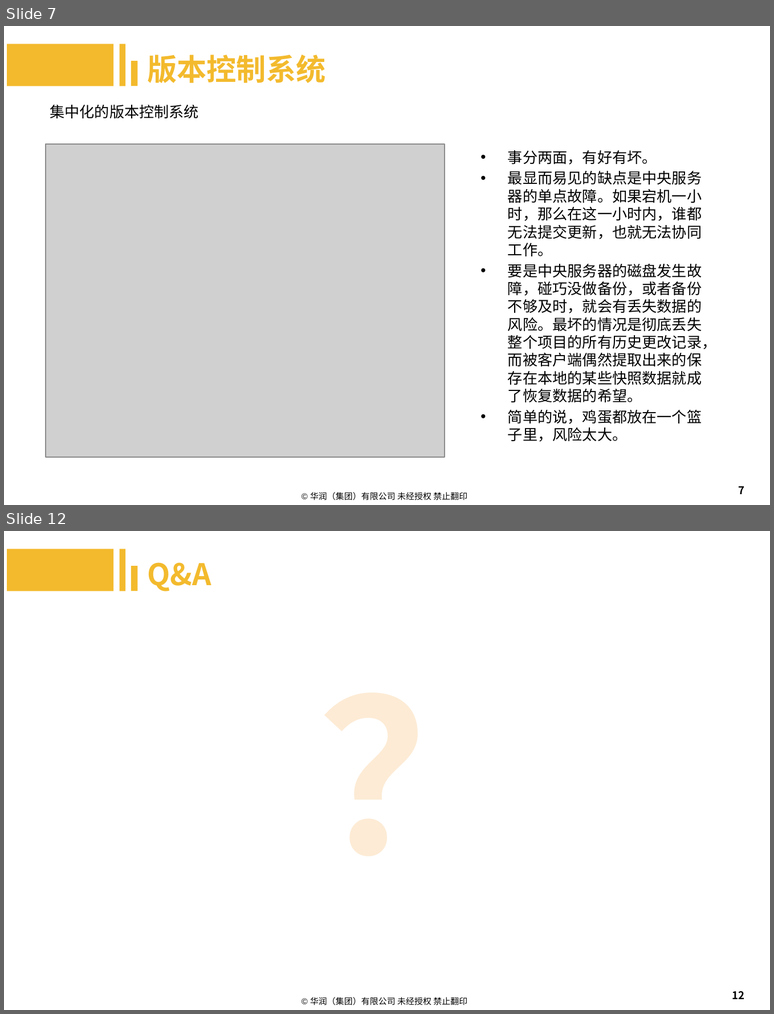
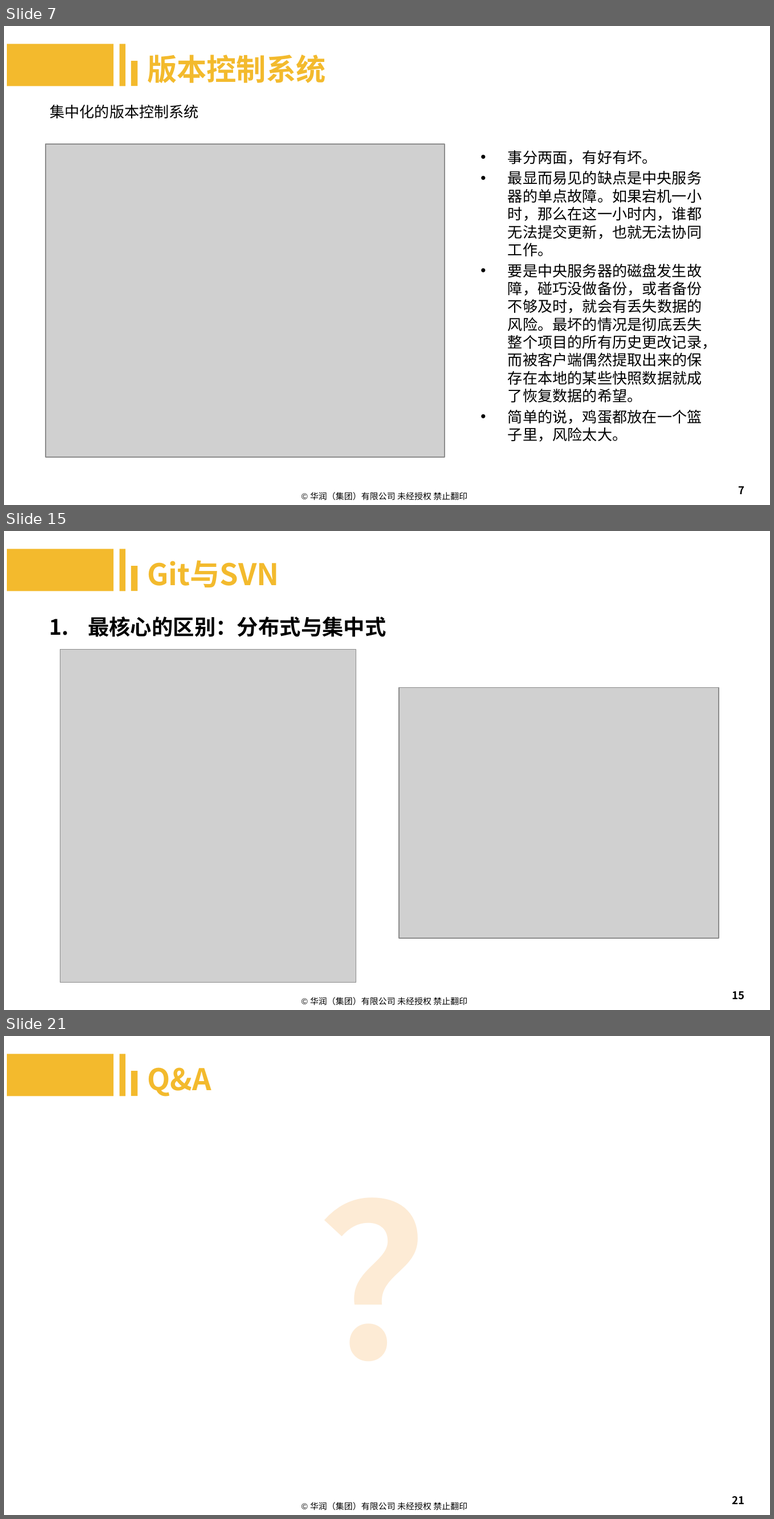
Before and after one commit to machenzhao/git-present, a slide deck: Git.pptx. Shown one above the other, each under a label of ours: slides 7 and 12 before the commit, slides 7, 15 and 21 after it; the slides between them are not shown. The pictures are 774x1014 and 774x1519 pixels, drawn with LibreOffice and Linux fonts; fonts in the diff are those of the drawing; grey boxes stand for pictures; background and template pictures are left out. Boxes give left, top, right and bottom in pixels: in the first picture for what was removed or moved away, otherwise in the second. Text is boxed around its words. In the diff, an @@ line names an element or a change of style, - is before the commit and + after.

Commit message:
提交Git与SVN

```diff
--- a/Git.pptx
+++ b/Git.pptx
@@ slide 15 added at (4,531,770,1010), background #FFFFFF; not listed: 1 template element that a slide beside it also shows @@
@@ rectangle added at (7,549,113,591), fill #F3BA2D @@
@@ rectangle added at (120,549,126,591), fill #F3BA2D @@
@@ text added at (147,560,279,587), 28 pt, text #F3BA2D, bold @@
+Git与SVN
@@ rectangle added at (131,566,138,591), fill #F3BA2D @@
@@ text added at (88,616,386,637), 20 pt, text #000000, bold @@
+1. 最核心的区别：分布式与集中式
@@ picture added at (60,649,356,981) @@
@@ picture added at (400,687,719,938) @@
@@ page number added at (732,991,744,1000), 10 pt, text #000000 @@
+15
@@ what was slide 12 is now slide 21 @@
@@ page number at (732,1496,744,1504): text changed @@
-12
+21
```
Also in this commit, not shown: 4 slides changed, 8 other slides added.
